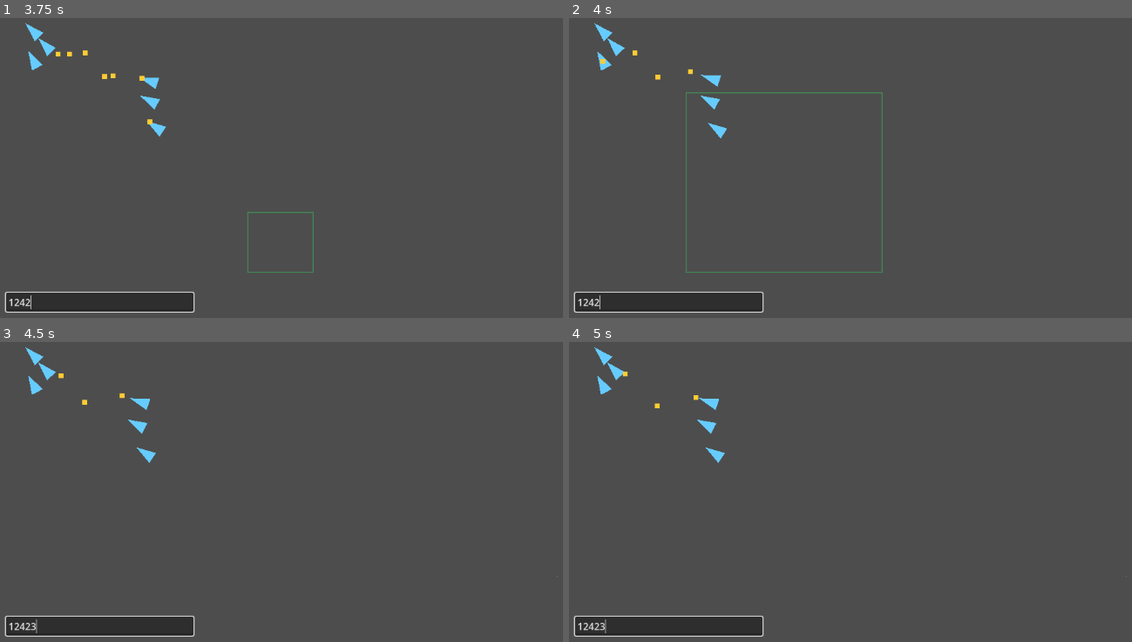
Above: before the commit, frames 1-4 (two rows, left to right).
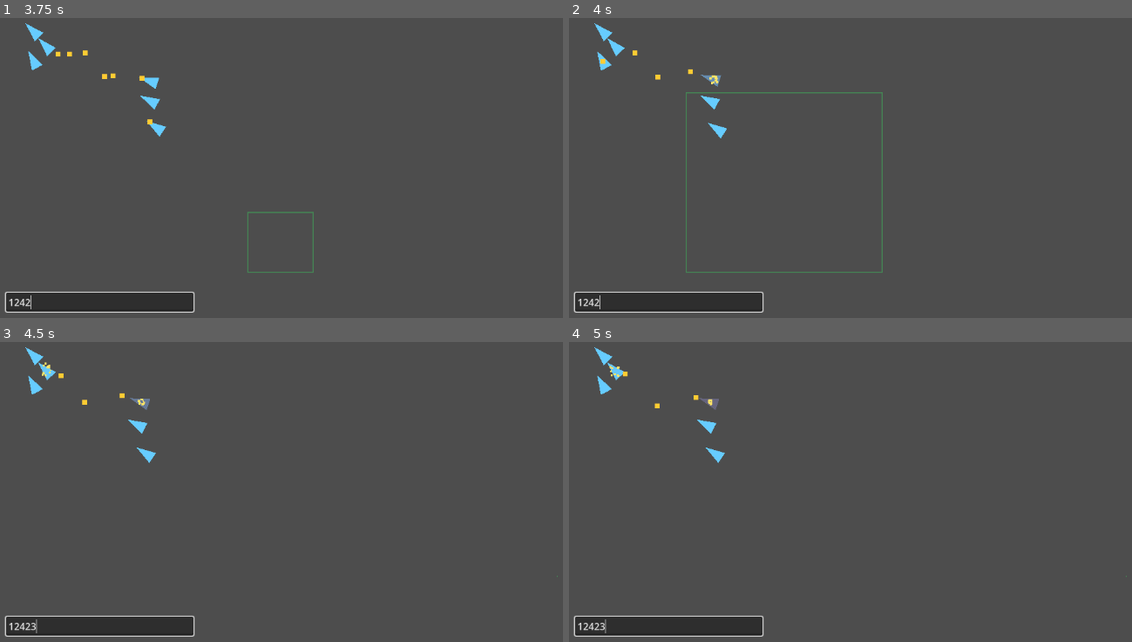
Above: after the commit, the same moments.

Repository: darthlemi/SpaceGame
Game: Godot game, scene res://scenes/combat/combat_scene.tscn
The game is run twice, just before and just after one commit, with the same random seed, the same clock (stepped at 60 frames per second) and the same inputs.
Inputs (mouse positions are in pixels of both pictures, inside the frame that each line leads up to):
- Up to frame 1 (3.75 s): click (101, 303) at 0.52 s; type "12" at 0.6 s; move the mouse to (501, 174) at 1.27 s; hold 4 (formation_box) 1.28-2 s; click (501, 174) at 1.42 s; drag from (208, 213) to (315, 273) at 2.02 s; move the mouse to (416, 108) at 2.77 s; hold 2 (formation_line) 2.78-3.5 s; click (416, 108) at 2.92 s; drag from (315, 273) to (118, 93) at 3.52 s
- Up to frame 2 (4 s): no input
- Up to frame 3 (4.5 s): move the mouse to (557, 576) at 4.27 s; hold 3 (formation_wedge) from 4.28 s (still down); click (557, 576) at 4.42 s
- Up to frame 4 (5 s): keep holding 3 (formation_wedge)

Frame 1 is identical in both runs. In frame 2, less than 0.1% of the frame differs, in the area x 23-27%, y 18-23%; in frame 3, 0.1%, in the area x 7-27%, y 6-23%; in frame 4, 0.1%.
Error in both runs: Trying to assign an array of type "Array" to a variable of type "Array[Ship]". (res://scripts/controllers/fleet_commander.gd:53)

Commit message:
Add ShipVfx hit flash, hit spark, and low-HP smoke trail
Co-Authored-By: Claude Sonnet 5 <noreply@anthropic.com>

Diff:
--- a/scenes/ship/ship.tscn
+++ b/scenes/ship/ship.tscn
@@ -6,6 +6,7 @@
 [ext_resource type="Script" path="res://scripts/ship/ship_engine.gd" id="4"]
 [ext_resource type="Script" path="res://scripts/weapons/weapon_mount.gd" id="5"]
 [ext_resource type="Resource" path="res://resources/weapons/kinetic_cannon.tres" id="6"]
+[ext_resource type="Script" path="res://scripts/ship/ship_vfx.gd" id="7"]
 
 [sub_resource type="CircleShape2D" id="1"]
 radius = 16.0
@@ -32,3 +33,34 @@
 [node name="WeaponMount" type="Node2D" parent="."]
 script = ExtResource("5")
 weapon = ExtResource("6")
+
+[node name="VFX" type="Node2D" parent="."]
+script = ExtResource("7")
+
+[node name="HitSpark" type="CPUParticles2D" parent="VFX"]
+emitting = false
+amount = 12
+lifetime = 0.3
+one_shot = true
+explosiveness = 1.0
+direction = Vector2(1, 0)
+spread = 180.0
+gravity = Vector2(0, 0)
+initial_velocity_min = 40.0
+initial_velocity_max = 90.0
+scale_amount_min = 2.0
+scale_amount_max = 4.0
+color = Color(1, 0.9, 0.4, 1)
+
+[node name="SmokeTrail" type="CPUParticles2D" parent="VFX"]
+emitting = false
+amount = 16
+lifetime = 0.6
+direction = Vector2(-1, 0)
+spread = 25.0
+gravity = Vector2(0, 0)
+initial_velocity_min = 15.0
+initial_velocity_max = 30.0
+scale_amount_min = 3.0
+scale_amount_max = 5.0
+color = Color(0.3, 0.3, 0.3, 0.8)
--- a/scripts/ship/ship_vfx.gd
+++ b/scripts/ship/ship_vfx.gd
@@ -1,5 +1,36 @@
 class_name ShipVfx
 extends Node2D
 
+@export var flash_color: Color = Color(1, 0.3, 0.3, 1)
+@export var flash_duration: float = 0.12
+@export var low_hp_threshold: float = 0.25
+
+@onready var _polygon: Polygon2D = get_parent().get_node("Polygon2D")
+@onready var _hull: Hull = get_parent().get_node("Hull")
+@onready var _hit_spark: CPUParticles2D = $HitSpark
+@onready var _smoke_trail: CPUParticles2D = $SmokeTrail
+
+var _flash_tween: Tween
+
+func _ready() -> void:
+	_hull.damaged.connect(_on_hull_damaged)
+	_hull.destroyed.connect(_on_hull_destroyed)
+
+func _on_hull_damaged(_amount: float, remaining: float) -> void:
+	_flash()
+	_hit_spark.restart()
+	var hp_ratio: float = remaining / _hull.max_hp if _hull.max_hp > 0.0 else 0.0
+	_smoke_trail.emitting = should_emit_smoke(hp_ratio, low_hp_threshold)
+
+func _flash() -> void:
+	if _flash_tween:
+		_flash_tween.kill()
+	_polygon.modulate = flash_color
+	_flash_tween = create_tween()
+	_flash_tween.tween_property(_polygon, "modulate", Color.WHITE, flash_duration)
+
+func _on_hull_destroyed() -> void:
+	pass
+
 static func should_emit_smoke(hp_ratio: float, threshold: float) -> bool:
 	return hp_ratio <= threshold
--- a/tests/run_tests.gd
+++ b/tests/run_tests.gd
@@ -38,6 +38,12 @@
 		print("FAIL [%s]: %s" % [ai_targeting_test.resource_path, f])
 	total_failures += ai_targeting_failures.size()
 
+	var ship_vfx_test = preload("res://tests/test_ship_vfx.gd")
+	var ship_vfx_failures: Array[String] = await ship_vfx_test.run_async(self)
+	for f in ship_vfx_failures:
+		print("FAIL [%s]: %s" % [ship_vfx_test.resource_path, f])
+	total_failures += ship_vfx_failures.size()
+
 	var combat_scene_test = preload("res://tests/test_combat_scene.gd")
 	var combat_scene_failures: Array[String] = await combat_scene_test.run_async(self)
 	for f in combat_scene_failures:
--- a/tests/test_ship_vfx.gd
+++ b/tests/test_ship_vfx.gd
@@ -1,6 +1,6 @@
 extends RefCounted
 
-const ShipVfx = preload("res://scripts/ship/ship_vfx.gd")
+const ShipScene = preload("res://scenes/ship/ship.tscn")
 
 static func run() -> Array[String]:
 	var failures: Array[String] = []
@@ -14,3 +14,31 @@
 		failures.append("should_emit_smoke: expected true when hp_ratio equals threshold (inclusive)")
 	if not ShipVfx.should_emit_smoke(0.1, 0.25):
 		failures.append("should_emit_smoke: expected true when hp_ratio is below threshold")
+
+# Integration test: needs a live SceneTree for ShipVfx._ready()'s get_parent()/$ node
+# resolution to actually run -- see tests/test_ship.gd's run_async note.
+static func run_async(tree: SceneTree) -> Array[String]:
+	var failures: Array[String] = []
+	var ship: Ship = ShipScene.instantiate()
+	tree.root.add_child(ship)
+	await tree.process_frame
+
+	var vfx: ShipVfx = ship.get_node("VFX")
+	var polygon: Polygon2D = ship.get_node("Polygon2D")
+	var smoke: CPUParticles2D = vfx.get_node("SmokeTrail")
+
+	ship.hull.apply_damage(10.0)
+
+	if not polygon.modulate.is_equal_approx(vfx.flash_color):
+		failures.append("ShipVfx: expected polygon.modulate to flash immediately on damage, got %s" % polygon.modulate)
+	if smoke.emitting:
+		failures.append("ShipVfx: expected SmokeTrail not emitting while hp_ratio is above low_hp_threshold")
+
+	ship.hull.apply_damage(ship.hull.max_hp * 0.8)
+	if not smoke.emitting:
+		failures.append("ShipVfx: expected SmokeTrail emitting once hp_ratio drops at/below low_hp_threshold")
+
+	if is_instance_valid(ship) and not ship.is_queued_for_deletion():
+		ship.queue_free()
+
+	return failures
Not shown: 1 places in scenes/ship/ship.tscn that only renumber resources
Not shown, added: tests/test_ship_vfx.gd.uid
